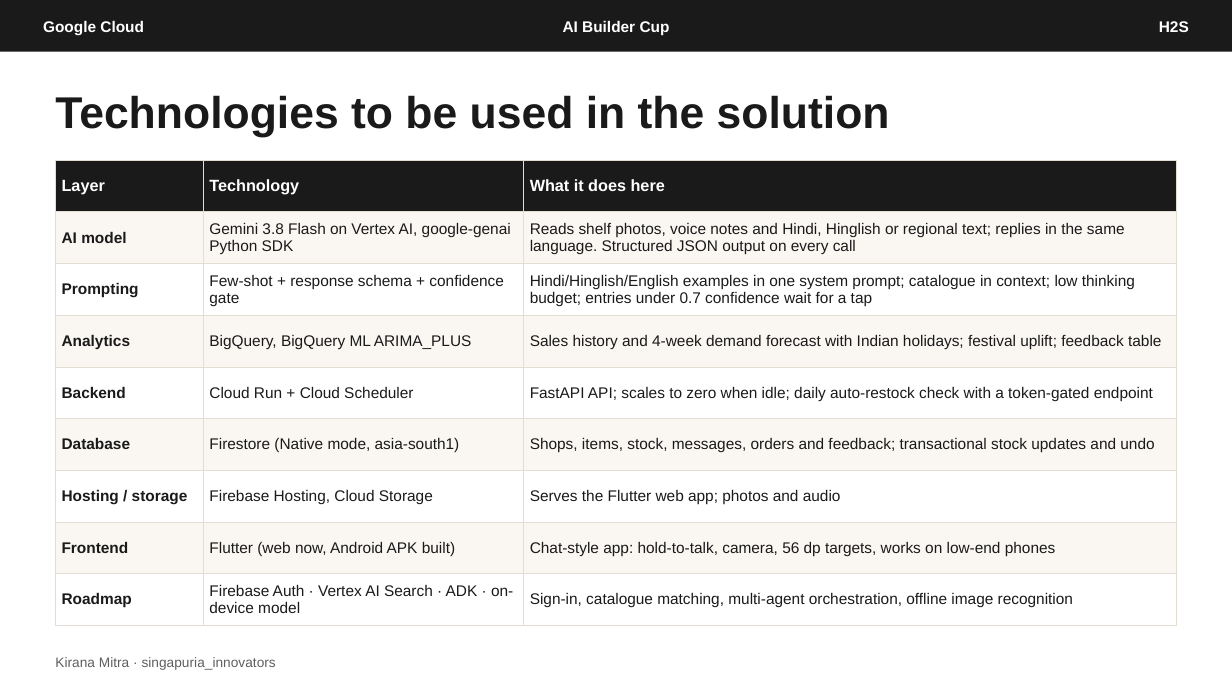
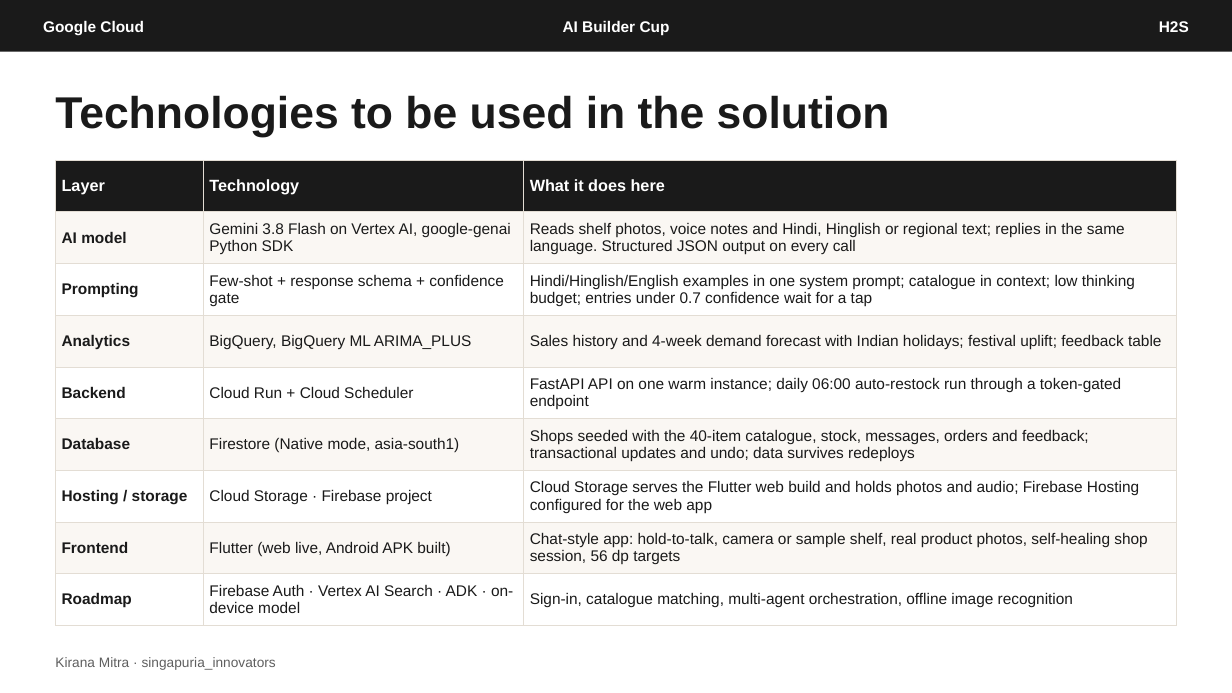
Before and after one commit to CuriousCoder2024/kirana-mitra, a slide deck: slide 8 of docs/submission/Kirana-Mitra-AI-Builder-Cup-Submission.pptx. Drawn at 1232x693 pixels with LibreOffice and Linux fonts; fonts in the diff are those of the drawing. Boxes give left, top, right and bottom in pixels: in the first picture for what was removed or moved away, otherwise in the second. Text is boxed around its words. In the diff, an @@ line names an element or a change of style, - is before the commit and + after.

```diff
--- a/docs/submission/Kirana-Mitra-AI-Builder-Cup-Submission.pptx
+++ b/docs/submission/Kirana-Mitra-AI-Builder-Cup-Submission.pptx
@@ table at bbox=[55, 160, 1177, 617] @@
-row 5, column 3: FastAPI API; scales to zero when idle; daily auto-restock check with a token-gated endpoint
+row 5, column 3: FastAPI API on one warm instance; daily 06:00 auto-restock run through a token-gated endpoint
-row 6, column 3: Shops, items, stock, messages, orders and feedback; transactional stock updates and undo
+row 6, column 3: Shops seeded with the 40-item catalogue, stock, messages, orders and feedback; transactional updates and undo; data survives redeploys
-row 7, column 2: Firebase Hosting, Cloud Storage
+row 7, column 2: Cloud Storage · Firebase project
-row 7, column 3: Serves the Flutter web app; photos and audio
+row 7, column 3: Cloud Storage serves the Flutter web build and holds photos and audio; Firebase Hosting configured for the web app
-row 8, column 2: Flutter (web now, Android APK built)
+row 8, column 2: Flutter (web live, Android APK built)
-row 8, column 3: Chat-style app: hold-to-talk, camera, 56 dp targets, works on low-end phones
+row 8, column 3: Chat-style app: hold-to-talk, camera or sample shelf, real product photos, self-healing shop session, 56 dp targets
```
Also in this commit, not shown: 2 other slides changed, 1 other file.
